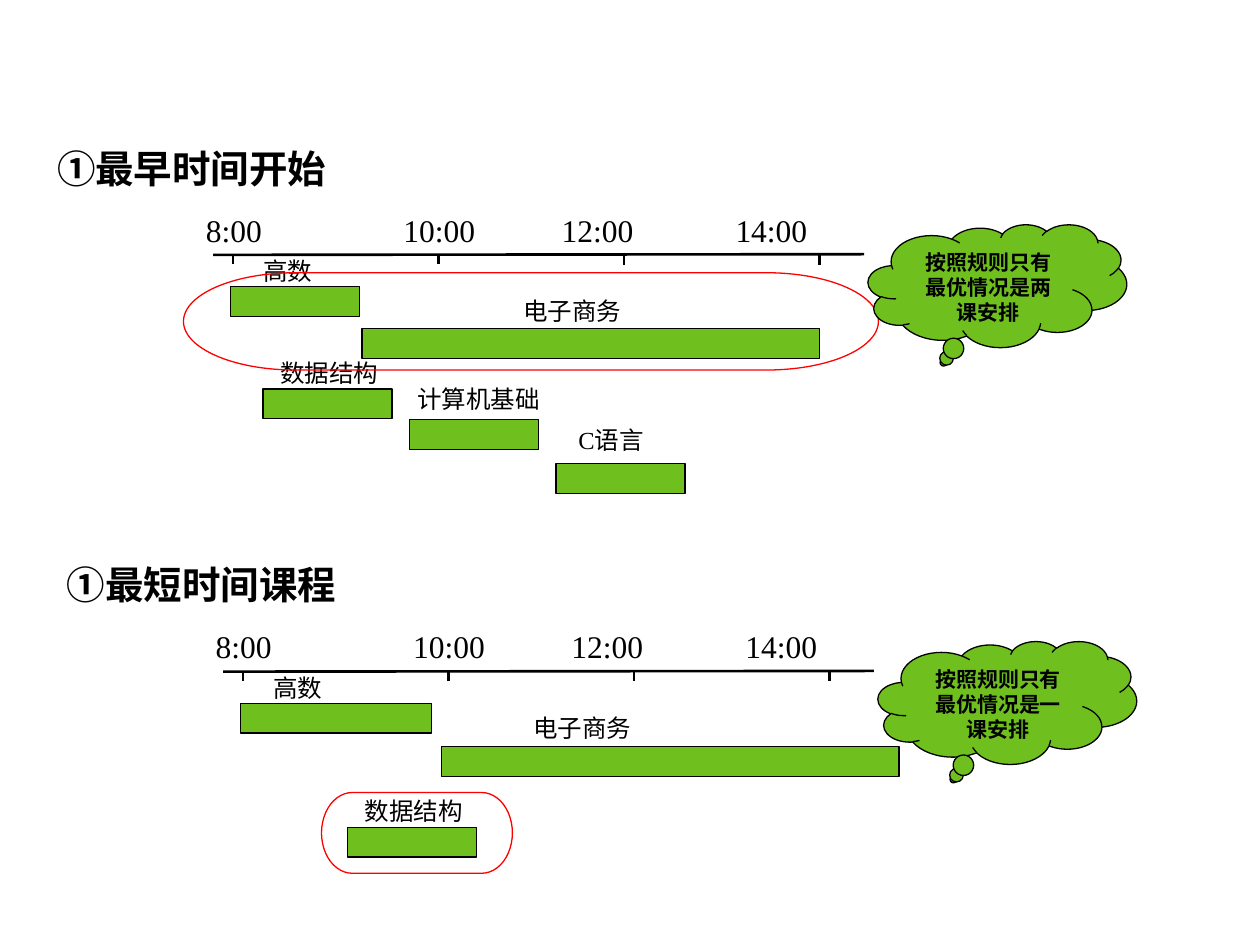
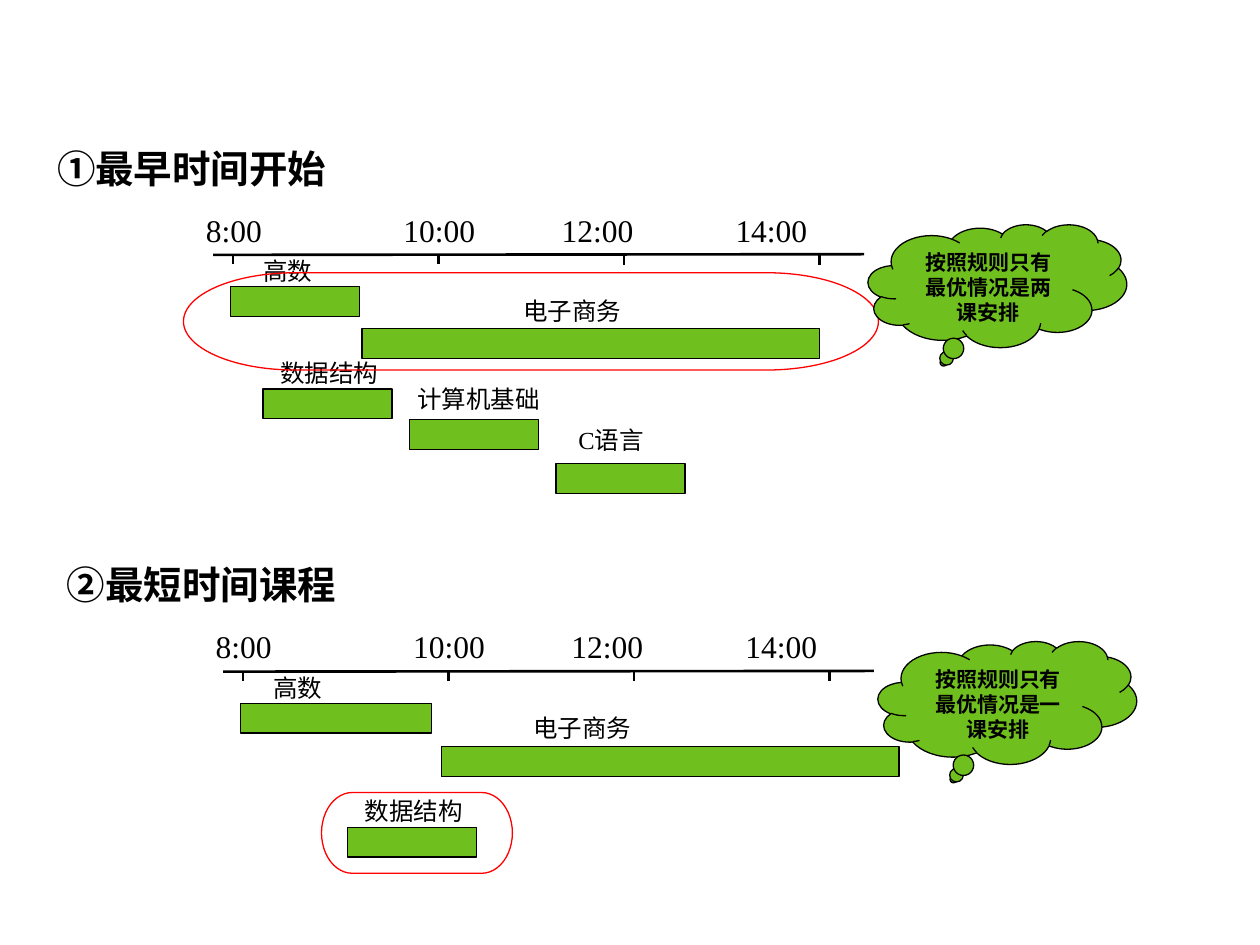
Before and after one commit to liutongling/DP, a slide deck: slide 9 of file/第4章 贪心法.pptx. Drawn at 1260x945 pixels with LibreOffice and Linux fonts; fonts in the diff are those of the drawing; background and template pictures are left out. Boxes give left, top, right and bottom in pixels: in the first picture for what was removed or moved away, otherwise in the second. Text is boxed around its words. In the diff, an @@ line names an element or a change of style, - is before the commit and + after.

```diff
--- a/file/第4章 贪心法.pptx
+++ b/file/第4章 贪心法.pptx
@@ text at (67,566,336,603): text changed @@
-①最短时间课程
+②最短时间课程
```
Also in this commit, not shown: 4 other slides changed, 1 slide added, 1 slide removed.
